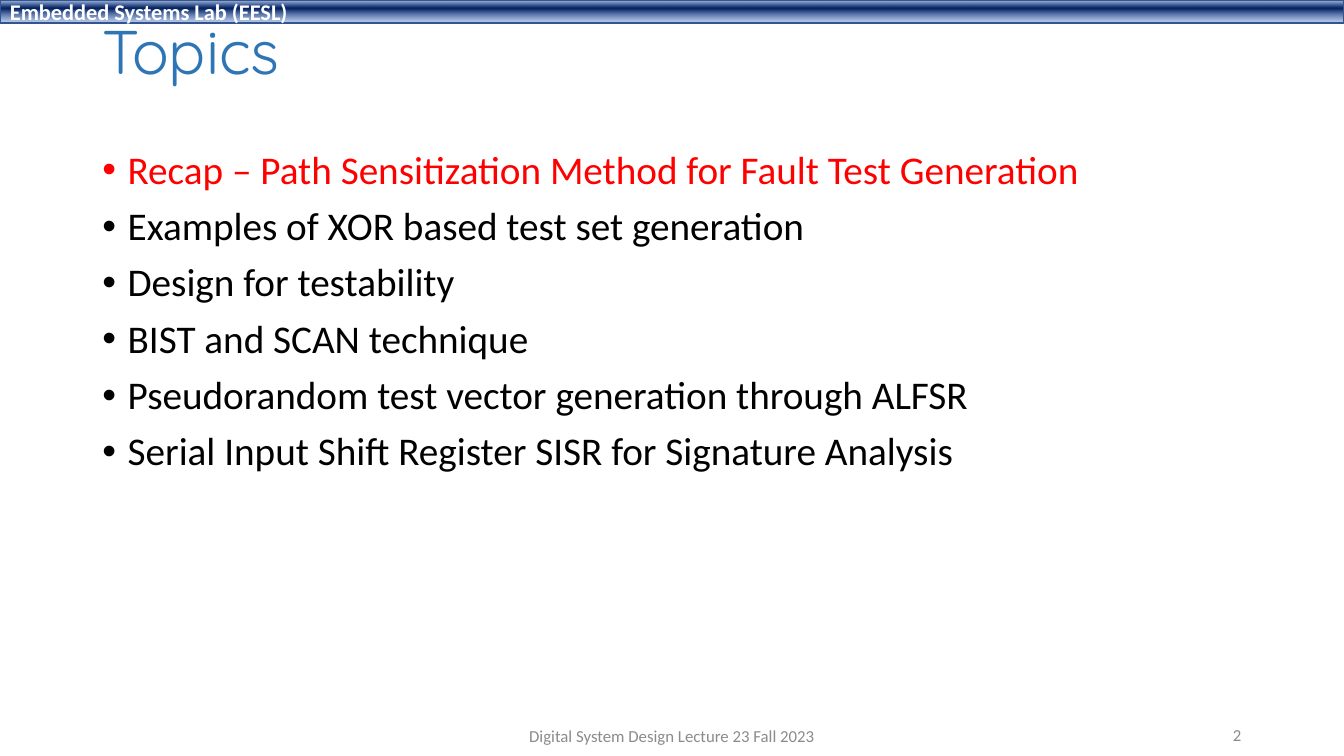
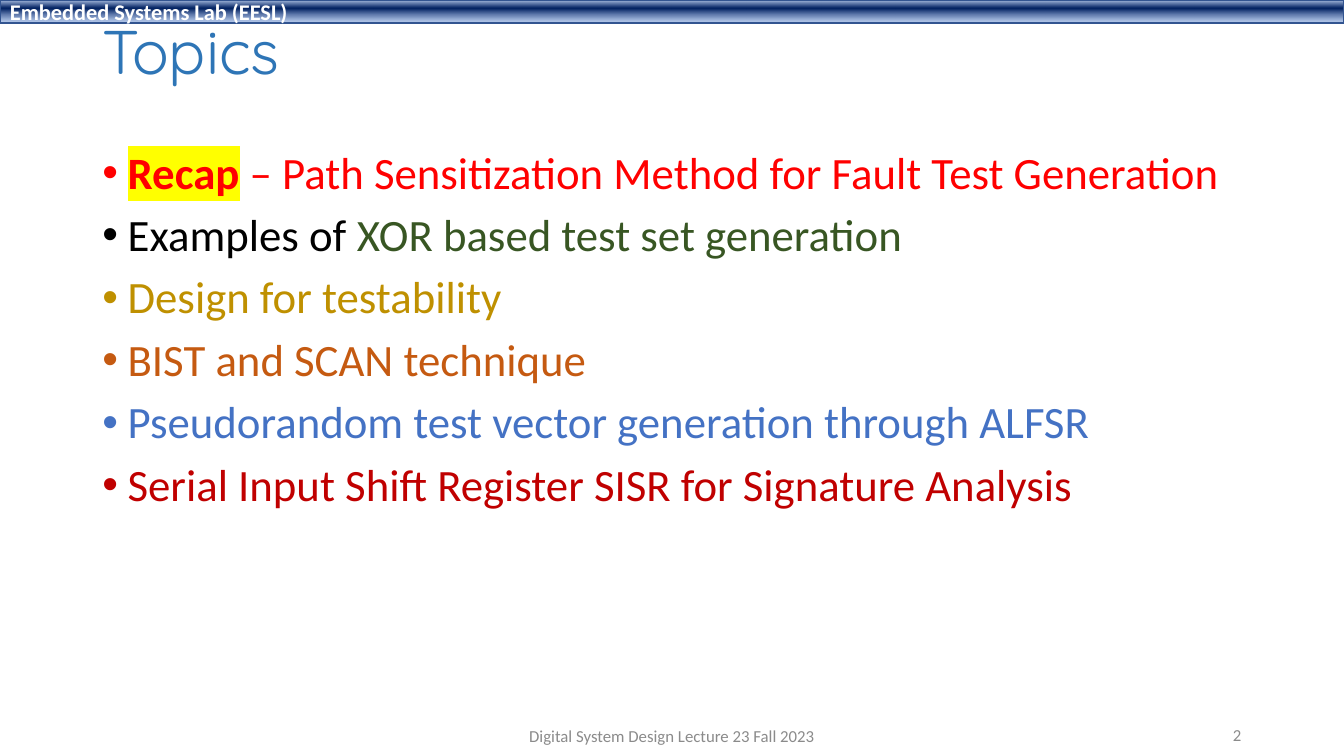
Before and after one commit to shahidmasud/shahidmasud.github.io, a slide deck: slide 2 of DSD_Lec23_Fall2023.ppsx. Drawn at 1344x756 pixels with LibreOffice and Linux fonts; fonts in the diff are those of the drawing; background and template pictures are left out. Boxes give left, top, right and bottom in pixels: in the first picture for what was removed or moved away, otherwise in the second. Text is boxed around its words. In the diff, an @@ line names an element or a change of style, - is before the commit and + after.

```diff
--- a/DSD_Lec23_Fall2023.ppsx
+++ b/DSD_Lec23_Fall2023.ppsx
@@ text "Recap – Path Sensitization Method ..." at box(128, 158, 1218, 509): size 28 to 32 pt; highlight none to #FFFF00, bold on in "Recap"; text colour #000000 to #385723 in "XOR based test set generation"; text colour #000000 to #BF9000 in "Design for testability"; text colour #000000 to #C55A11 in "BIST and SCAN technique"; text colour #000000 to #4472C4 in "Pseudorandom test vector generation through ALFSR"; text colour #000000 to #C00000 in "Serial Input Shift Register SISR for Signature ..." @@
```
Also in this commit, not shown: 7 other slides changed, 1 other file.
